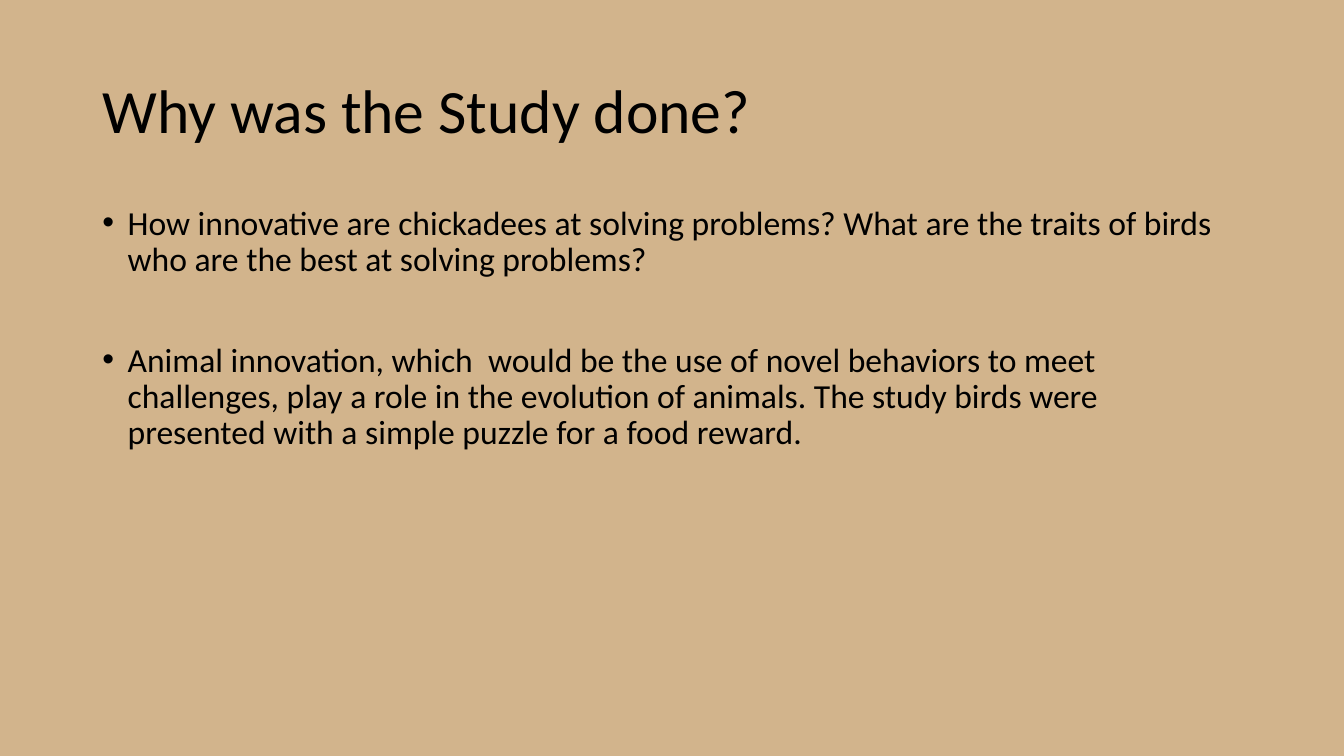
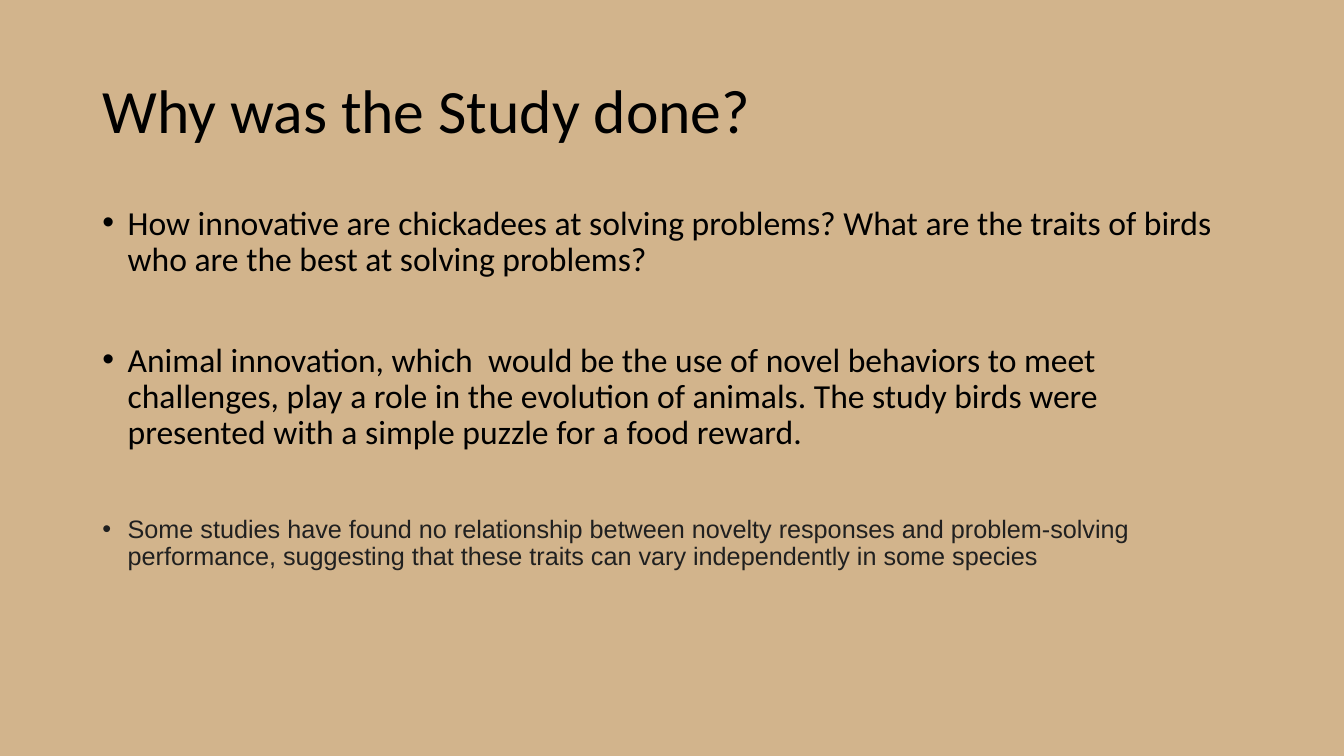
Before and after one commit to chanks06/chickadees, a slide deck: slide 3 of Presentation2.pptx. Drawn at 1344x756 pixels with LibreOffice and Linux fonts; fonts in the diff are those of the drawing. Boxes give left, top, right and bottom in pixels: in the first picture for what was removed or moved away, otherwise in the second. Text is boxed around its words. In the diff, an @@ line names an element or a change of style, - is before the commit and + after.

```diff
--- a/Presentation2.pptx
+++ b/Presentation2.pptx
@@ text at (128, 519, 1129, 570): paragraph added @@
+• Some studies have found no relationship between novelty responses and problem-solving performance, suggesting that these traits can vary independently in some species
```
Also in this commit, not shown: 2 other slides changed, 2 slides added.
